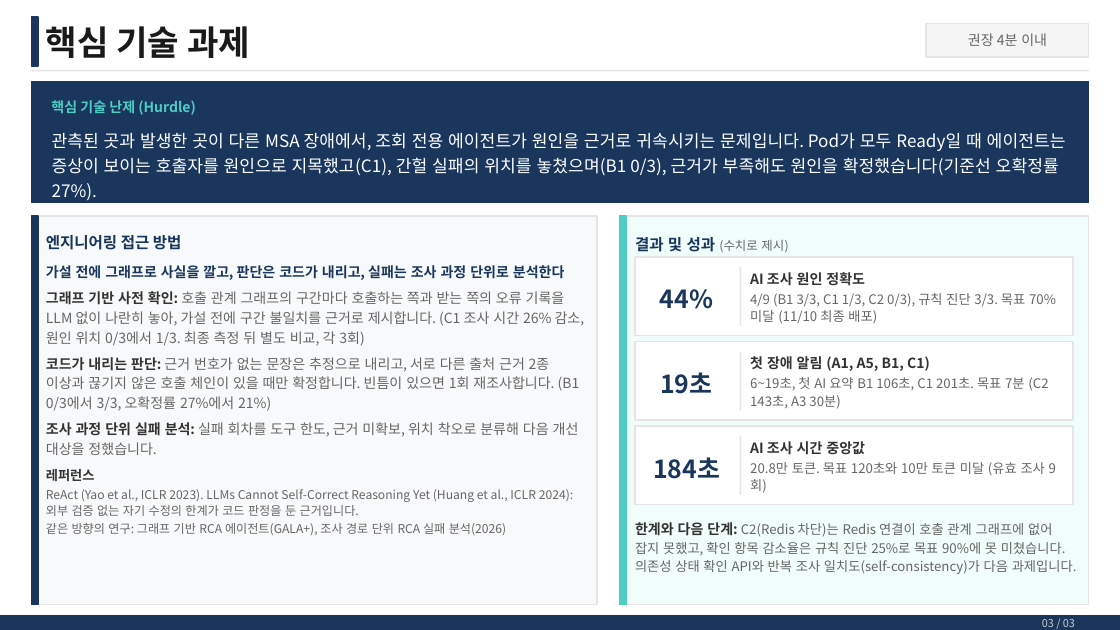
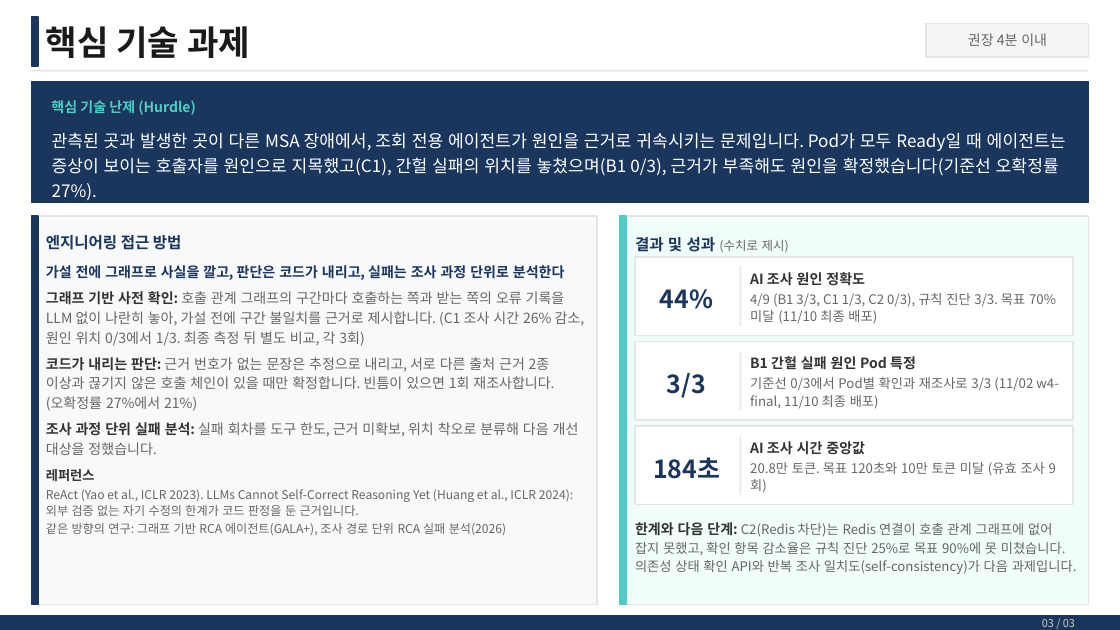
Before and after one commit to skax-jihyeryu/KubeGuardian, a slide deck: slide 4 of docs/산출물/AI_Master_Project_최종발표_류지혜_11791.pptx. Drawn at 1120x630 pixels with LibreOffice and Linux fonts; fonts in the diff are those of the drawing. Boxes give left, top, right and bottom in pixels: in the first picture for what was removed or moved away, otherwise in the second. Text is boxed around its words. In the diff, an @@ line names an element or a change of style, - is before the commit and + after.

```diff
--- a/docs/산출물/AI_Master_Project_최종발표_류지혜_11791.pptx
+++ b/docs/산출물/AI_Master_Project_최종발표_류지혜_11791.pptx
@@ text at <box>46,357,554,411</box>: text changed @@
-코드가 내리는 판단: 근거 번호가 없는 문장은 추정으로 내리고, 서로 다른 출처 근거 2종 이상과 끊기지 않은 호출 체인이 있을 때만 확정합니다. 빈틈이 있으면 1회 재조사합니다. (B1 0/3에서 3/3, 오확정률 27%에서 21%)
+코드가 내리는 판단: 근거 번호가 없는 문장은 추정으로 내리고, 서로 다른 출처 근거 2종 이상과 끊기지 않은 호출 체인이 있을 때만 확정합니다. 빈틈이 있으면 1회 재조사합니다. (오확정률 27%에서 21%)
@@ text at <box>750,356,1059,409</box>: text changed @@
-첫 장애 알림 (A1, A5, B1, C1)
-6~19초, 첫 AI 요약 B1 106초, C1 201초. 목표 7분 (C2 143초, A3 30분)
+B1 간헐 실패 원인 Pod 특정
+기준선 0/3에서 Pod별 확인과 재조사로 3/3 (11/02 w4-final, 11/10 최종 배포)
@@ text at <box>667,373,706,398</box>: text changed @@
-19초
+3/3
```
Also in this commit, not shown: 2 other slides changed.
